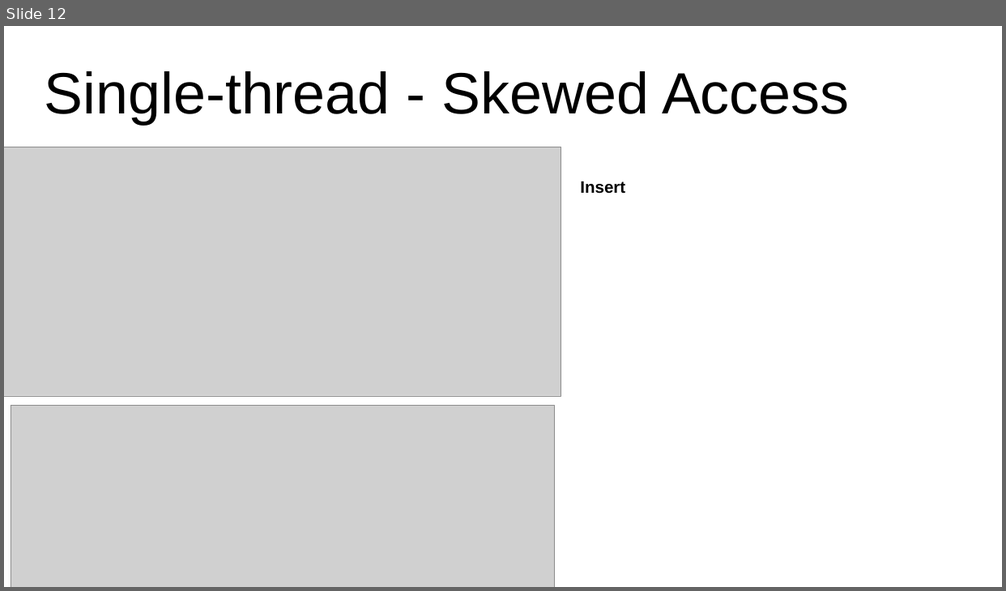
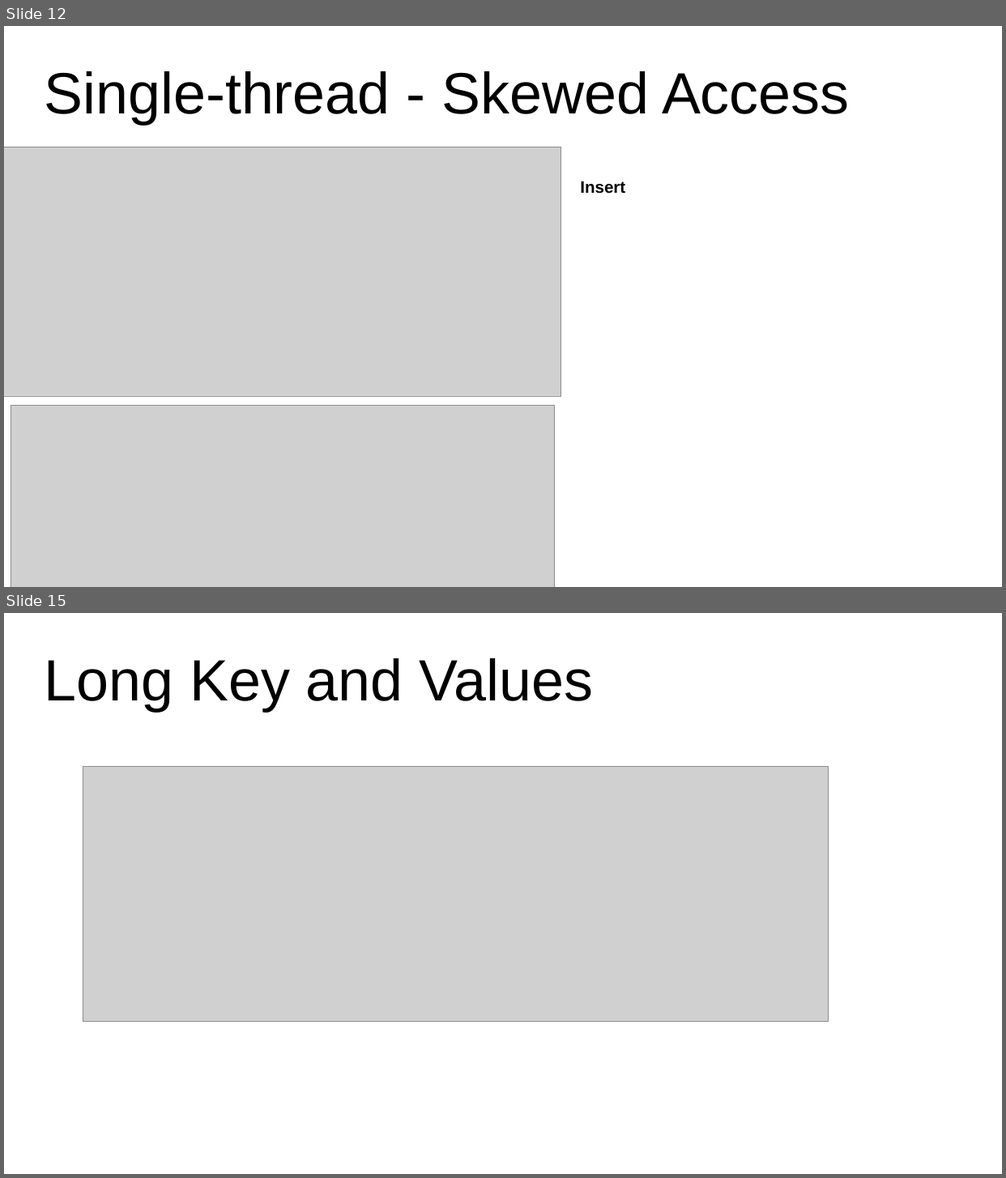
Before and after one commit to wanmingxiang/document, a slide deck: evaluating PM range indexes.pptx. Shown one above the other, each under a label of ours: slide 12 before the commit, slides 12 and 15 after it; the slides between them are not shown. The pictures are 1006x591 and 1006x1178 pixels, drawn with LibreOffice and Linux fonts; fonts in the diff are those of the drawing; grey boxes stand for pictures. Boxes give left, top, right and bottom in pixels: in the first picture for what was removed or moved away, otherwise in the second. Text is boxed around its words. In the diff, an @@ line names an element or a change of style, - is before the commit and + after.

```diff
--- a/evaluating PM range indexes.pptx
+++ b/evaluating PM range indexes.pptx
@@ slide 15 added at [4,613,1002,1174], background #FFFFFF @@
@@ title added at [44,658,593,711], 112 pt, text #000000 @@
+Long Key and Values
@@ picture added at [83,766,828,1021] @@
```
Also in this commit, not shown: 1 slide changed, 2 other slides added, 1 other file.
